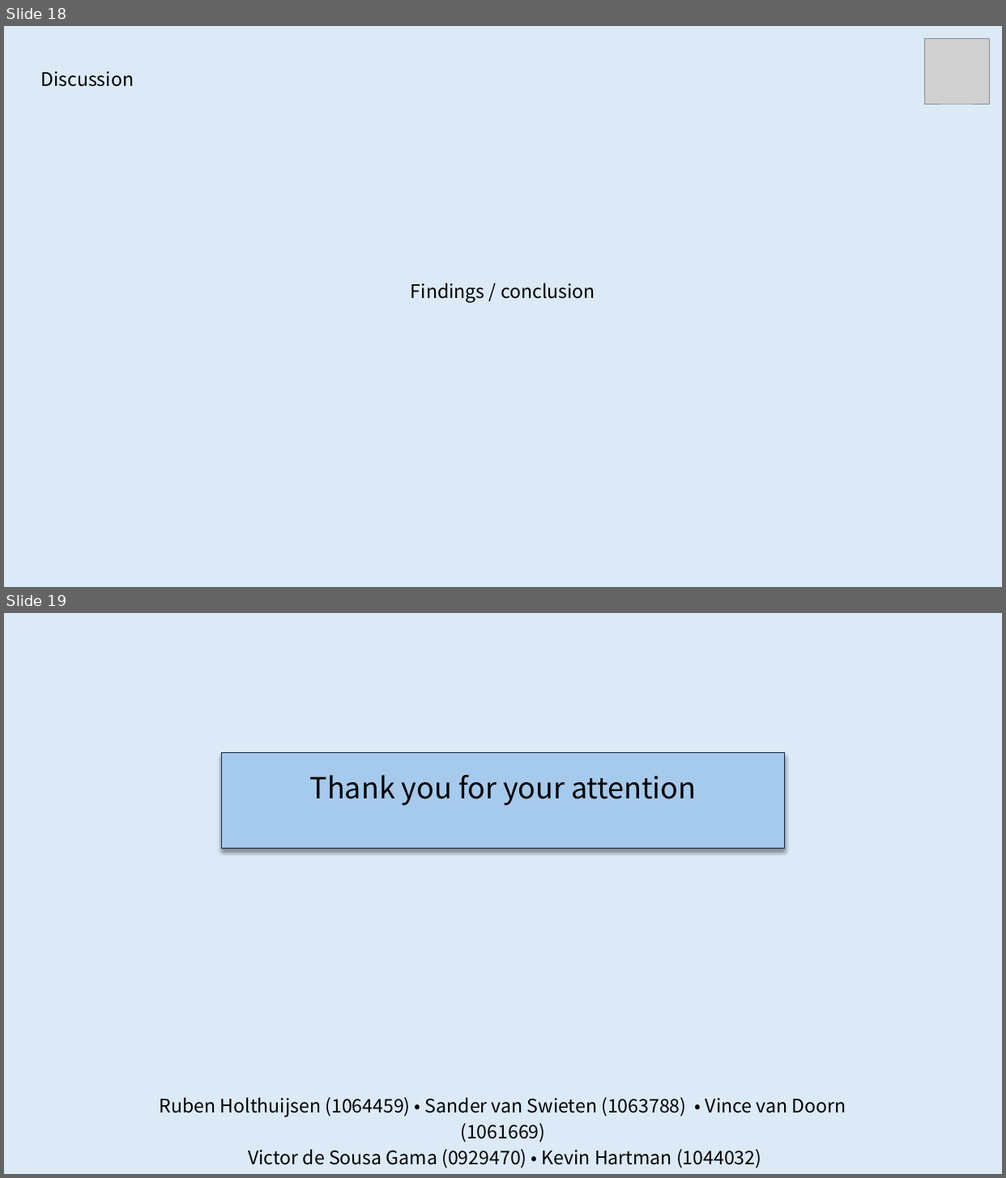
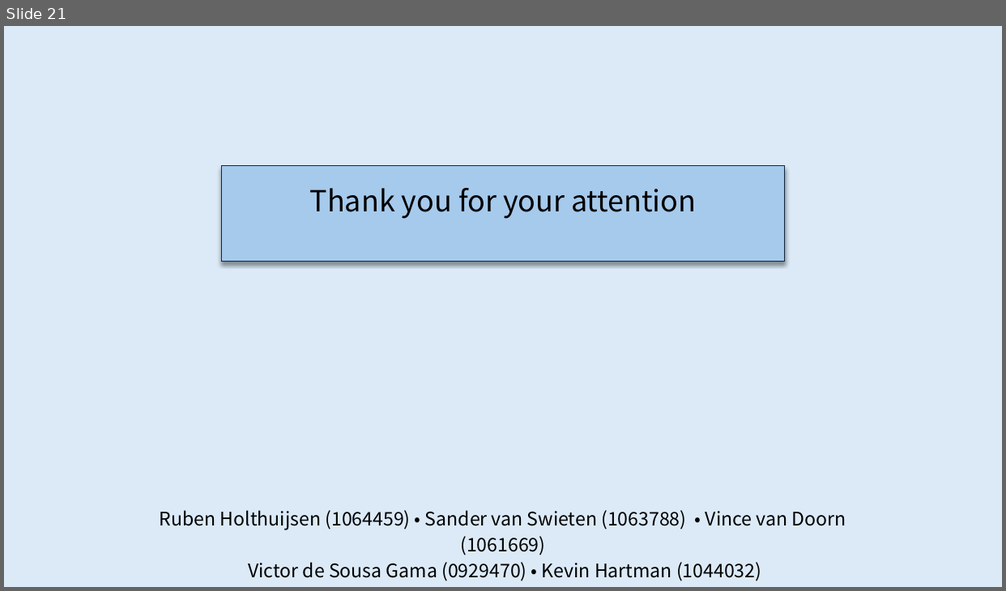
Before and after one commit to rhlt/tnbc, a slide deck: CapstoneProject_FinalPresentation.pptx. Shown one above the other, each under a label of ours: slides 18 and 19 before the commit, slide 21 after it. The pictures are 1006x1178 and 1006x591 pixels, drawn with LibreOffice and Linux fonts; fonts in the diff are those of the drawing; grey boxes stand for pictures. Boxes give left, top, right and bottom in pixels: in the first picture for what was removed or moved away, otherwise in the second. Text is boxed around its words. In the diff, an @@ line names an element or a change of style, - is before the commit and + after.

```diff
--- a/CapstoneProject_FinalPresentation.pptx
+++ b/CapstoneProject_FinalPresentation.pptx
@@ slide 18 removed at [4, 26, 1002, 587], background #DCEAF7 @@
@@ picture removed at [925, 39, 990, 104] @@
@@ text removed at [40, 71, 134, 87] @@
-Discussion
@@ text removed at [411, 283, 595, 303] @@
-Findings / conclusion
@@ what was slide 19 is now slide 21 @@
```
Also in this commit, not shown: 15 slides changed, 4 slides added, 1 other slide removed, 1 other file.
